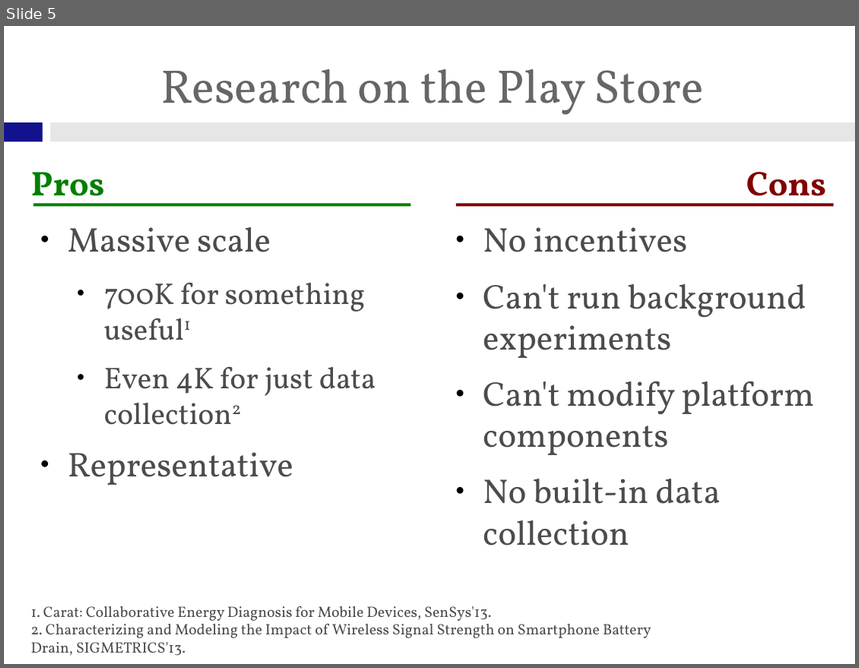
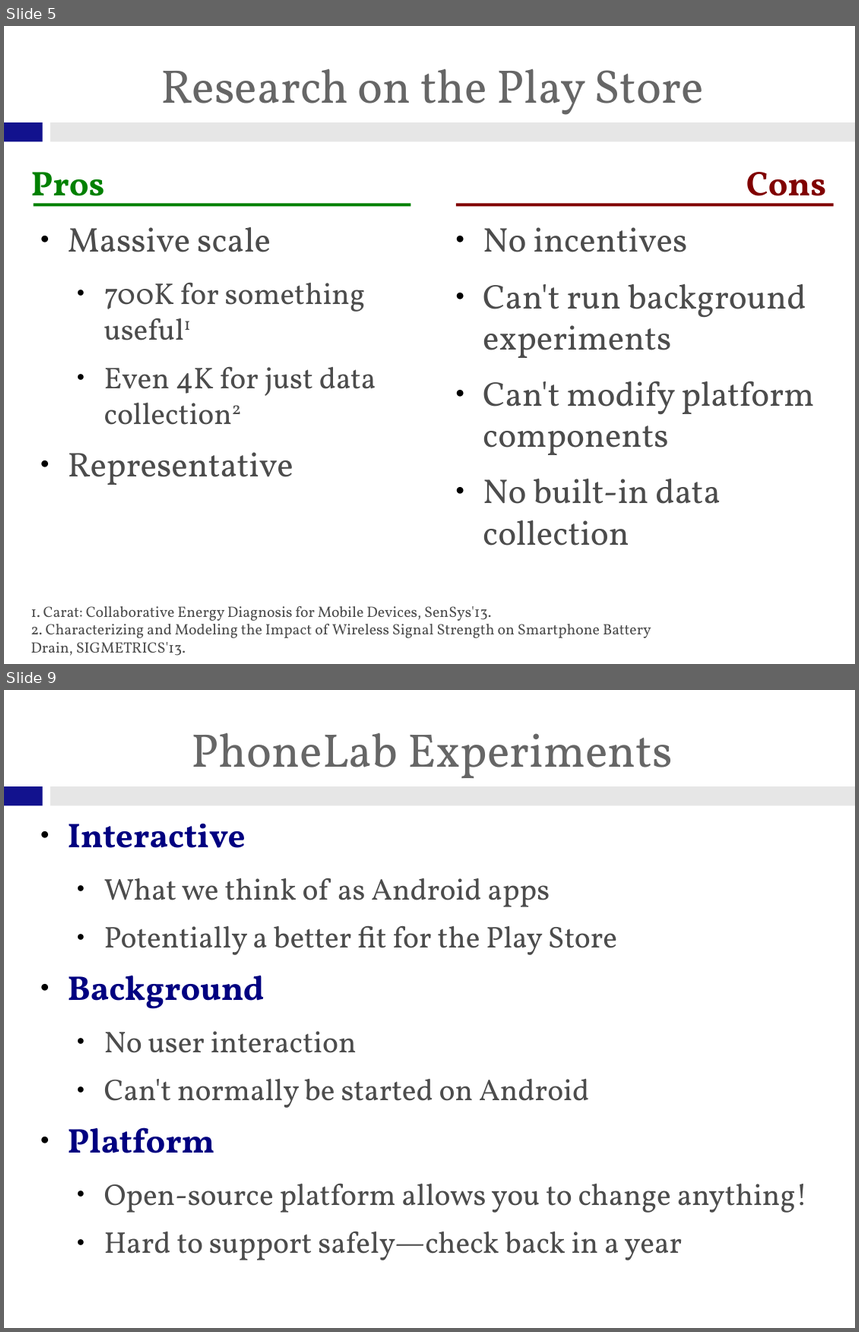
Before and after one commit to gchallen/talks.sensemine2013-phonelab, a slide deck: talk.odp. Shown one above the other, each under a label of ours: slide 5 before the commit, slides 5 and 9 after it; the slides between them are not shown. The pictures are 859x668 and 859x1332 pixels, drawn with LibreOffice and Linux fonts; fonts in the diff are those of the drawing; background and template pictures are left out. Boxes give left, top, right and bottom in pixels: in the first picture for what was removed or moved away, otherwise in the second. Text is boxed around its words. In the diff, an @@ line names an element or a change of style, - is before the commit and + after.

```diff
--- a/talk.odp
+++ b/talk.odp
@@ slide 9 added at (4,690,855,1328), background #FFFFFF; not listed: 2 template elements that a slide beside it also shows @@
@@ title added at (192,733,673,778), 44 pt, text #666666 @@
+PhoneLab Experiments
@@ text added at (68,823,808,1261), 28 pt, text #4C4C4C @@
+● Interactive
+  ● What we think of as Android apps
+  ● Potentially a better fit for the Play Store
+● Background
+  ● No user interaction
+  ● Can't normally be started on Android
+● Platform
+  ● Open-source platform allows you to change anything!
+  ● Hard to support safely—check back in a year
```
Also in this commit, not shown: 1 slide changed, 7 other slides added, 2 slides removed, 9 other files.
